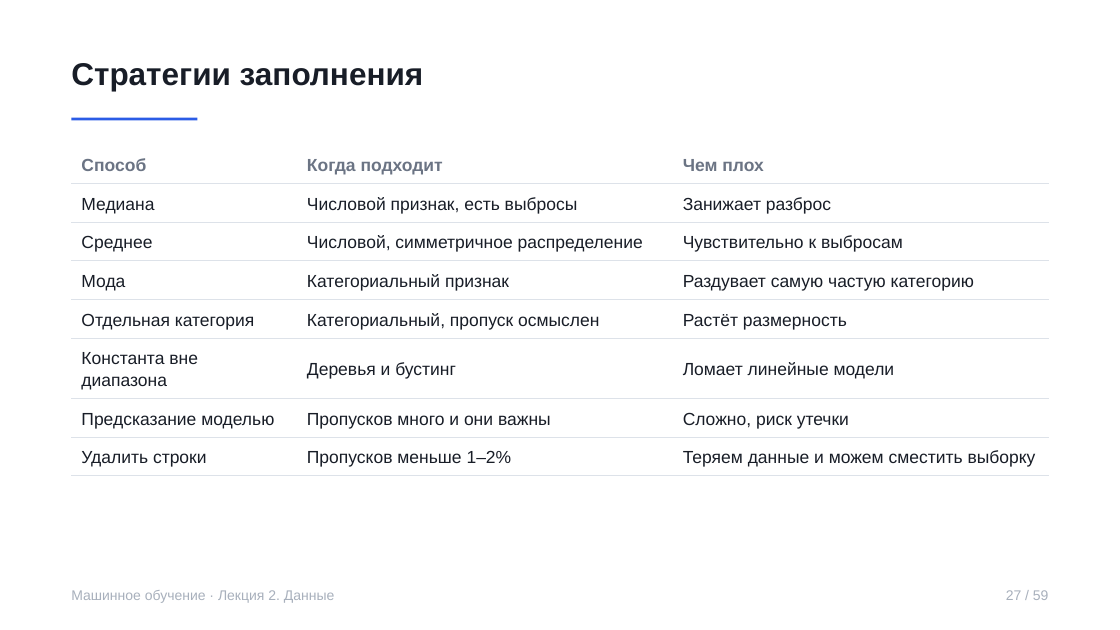
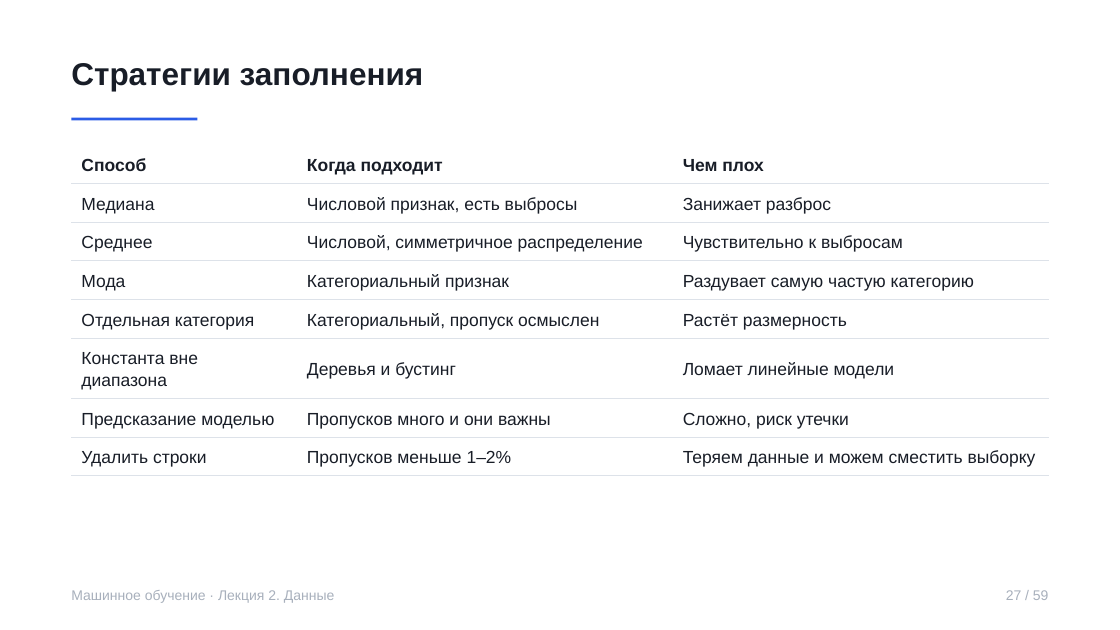
Before and after one commit to rustam-azimov/ml-course-spbu, a slide deck: slide 27 of lectures/lecture02.pptx. Drawn at 1120x630 pixels with LibreOffice and Linux fonts; fonts in the diff are those of the drawing. Boxes give left, top, right and bottom in pixels: in the first picture for what was removed or moved away, otherwise in the second. Text is boxed around its words. In the diff, an @@ line names an element or a change of style, - is before the commit and + after.

```diff
--- a/lectures/lecture02.pptx
+++ b/lectures/lecture02.pptx
@@ table at box(71, 145, 1048, 471) @@
@@ text colour #6B7484 to #181D27 in "Способ", "Когда подходит", "Чем плох" @@
```
Also in this commit, not shown: 50 other slides changed, 5 other files.
